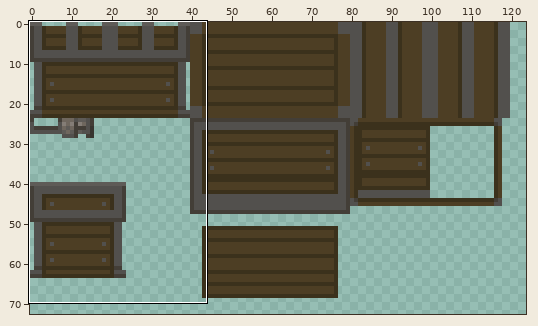
Sprite sheet -- src/assets/gauntlet/textures/decoration/chests/treasure_chest.png. The picture above shows the old version from afar; the outline marks the close-up.
Close-up. First the earlier version:
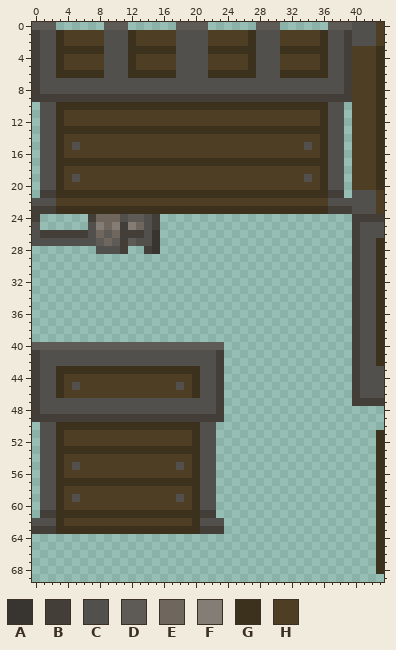
The file is 128x128 pixels. Colours within 5 levels of each other are drawn and written as one. Shown: x 0..43, y 0..69. The wide view leaves out empty margins.
Palette (. is transparent): A #383530  B #433e37  C #52504d  D #5e5b57  E #6f675e  F #847d76  G #3b311c  H #4d3e24
Pixels before (only the part around the change), first column x 0:
 0 DDD......DDD......DDDD......DDD......DDDCCCH
 1 BCCGHHHHHCCCGHHHHHCCCCHHHHHGCCCHHHHHGCCBCCCH
 2 BCCGHHHHHCCCGHHHHHCCCCHHHHHGCCCHHHHHGCCBCCCH
 3 BCCGGGGGGCCCGGGGGGCCCCGGGGGGCCCGGGGGGCCBHHHG
 4 BCCGHHHHHCCCGHHHHHCCCCHHHHHGCCCHHHHHGCCBHHHG
 5 BCCGHHHHHCCCGHHHHHCCCCHHHHHGCCCHHHHHGCCBHHHG
 6 BCCGGGGGGCCCGGGGGGCCCCGGGGGGCCCGGGGGGCCBHHHG
 7 BCCCCCCCCCCCCCCCCCCCCCCCCCCCCCCCCCCCCCCBHHHG
 8 BCCCCCCCCCCCCCCCCCCCCCCCCCCCCCCCCCCCCCCBHHHG
 9 BBBBBBBBBBBBBBBBBBBBBBBBBBBBBBBBBBBBBBBBHHHG
10 .CCGGGGGGGGGGGGGGGGGGGGGGGGGGGGGGGGGGCC.HHHG
11 .CCGHHHHHHHHHHHHHHHHHHHHHHHHHHHHHHHHGCC.HHHG
12 .CCGHHHHHHHHHHHHHHHHHHHHHHHHHHHHHHHHGCC.HHHG
13 .CCGGGGGGGGGGGGGGGGGGGGGGGGGGGGGGGGGGCC.HHHG
14 .CCGHHHHHHHHHHHHHHHHHHHHHHHHHHHHHHHHGCC.HHHG
15 .CCGHCHHHHHHHHHHHHHHHHHHHHHHHHHHHHCHGCC.HHHG
16 .CCGHHHHHHHHHHHHHHHHHHHHHHHHHHHHHHHHGCC.HHHG
17 .CCGGGGGGGGGGGGGGGGGGGGGGGGGGGGGGGGGGCC.HHHG
18 .CCGHHHHHHHHHHHHHHHHHHHHHHHHHHHHHHHHGCC.HHHG
19 .CCGHCHHHHHHHHHHHHHHHHHHHHHHHHHHHHCHGCC.HHHG
20 .CCGHHHHHHHHHHHHHHHHHHHHHHHHHHHHHHHHGCC.HHHG
21 .BBGGGGGGGGGGGGGGGGGGGGGGGGGGGGGGGGGGBB.CCCH
22 CCCHHHHHHHHHHHHHHHHHHHHHHHHHHHHHHHHHHCCCCCCH
23 BBBGGGGGGGGGGGGGGGGGGGGGGGGGGGGGGGGGGBBBCCCH
24 B......BEEECDDCB........................BBBB
25 C......CFEFBFECB........................BCCC
26 CBBBBBBCEDEBBBCA........................BCCC
27 CCCCCCCCDEDBDCCA........................BCCG
28 ........CCCB..BA........................BCCG
29 ........................................BCCG
30 ........................................BCCG
31 ........................................BCCG
32 ........................................BCCG
33 ........................................BCCG
34 ........................................BCCG
35 ........................................BCCG
36 ........................................BCCG
37 ........................................BCCG
38 ........................................BCCG
39 ........................................BCCG
40 DDDDDDDDDDDDDDDDDDDDDDDD................BCCG
41 BCCCCCCCCCCCCCCCCCCCCCCB................BCCG
42 BCCCCCCCCCCCCCCCCCCCCCCB................BCCG
43 BCCGGGGGGGGGGGGGGGGGGCCB................BCCC
44 BCCGHHHHHHHHHHHHHHHHGCCB................BCCC
45 BCCGHCHHHHHHHHHHHHCHGCCB................BCCC
46 BCCGHHHHHHHHHHHHHHHHGCCB................BCCC
47 BCCCCCCCCCCCCCCCCCCCCCCB................BBBB
48 BCCCCCCCCCCCCCCCCCCCCCCB....................
49 BBBBBBBBBBBBBBBBBBBBBBBB....................
50 .CCGGGGGGGGGGGGGGGGGGCC.....................
51 .CCGHHHHHHHHHHHHHHHHGCC....................G
52 .CCGHHHHHHHHHHHHHHHHGCC....................G
53 .CCGGGGGGGGGGGGGGGGGGCC....................G
54 .CCGHHHHHHHHHHHHHHHHGCC....................G
55 .CCGHCHHHHHHHHHHHHCHGCC....................G
56 .CCGHHHHHHHHHHHHHHHHGCC....................G
57 .CCGGGGGGGGGGGGGGGGGGCC....................G
58 .CCGHHHHHHHHHHHHHHHHGCC....................G
59 .CCGHCHHHHHHHHHHHHCHGCC....................G
60 .CCGHHHHHHHHHHHHHHHHGCC....................G
61 .BBGGGGGGGGGGGGGGGGGGBB....................G
62 CCCGHHHHHHHHHHHHHHHHGCCC...................G
63 BBBGGGGGGGGGGGGGGGGGGBBB...................G
64 ...........................................G
65 ...........................................G
66 ...........................................G
67 ...........................................G
68 ...........................................G
69 ............................................
After the commit:
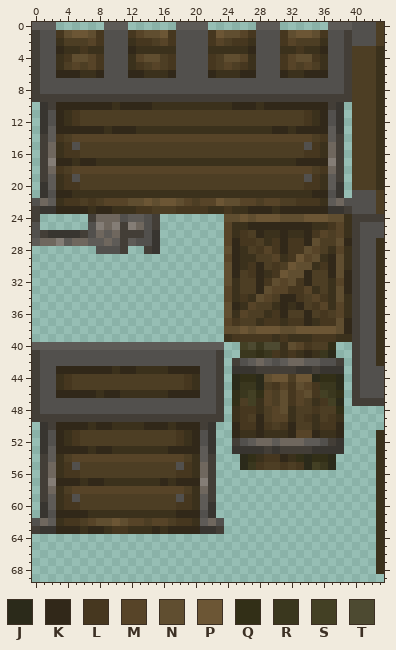
Colours new in this view: J #2b2a1a  K #312819  L #46371f  M #574428  N #604e30  P #6c5635  Q #322f17  R #3a371e  S #434024  T #4d4a31
Changes in this commit:
y 1: x 3..8 GHHHHH -> LNPPNL; x 12..17 GHHHHH -> LMNNPL; x 22..27 HHHHHG -> LPNNML; x 31..36 HHHHHG -> LNPPNL
y 2: x 7..8 HH -> ML; x 13..14 HH -> LL; x 16..17 HH -> ML; x 22..23 HH -> LM; x 25..26 HH -> LL; x 31..32 HH -> LM
y 3: x 3 G -> K; x 6 G -> L; x 12 G -> K; x 27 G -> K; x 33 G -> L; x 36 G -> K
y 4: x 4..8 HHHHH -> LNNML; x 13..15 HHH -> MNN; x 17 H -> L; x 22 H -> L; x 24..26 HHH -> NNM; x 31..35 HHHHH -> LMNNL
y 5: x 5 H -> M; x 7..8 HH -> ML; x 13 H -> L; x 15 H -> M; x 17 H -> L; x 22 H -> L; x 24 H -> M; x 26 H -> L; x 31..32 HH -> LM; x 34 H -> M
y 6: x 3..5 GGG -> KKK; x 8 G -> K; x 12..13 GG -> KK; x 17 G -> K; x 22 G -> K; x 26..27 GG -> KK; x 31 G -> K; x 34..36 GGG -> KKK
y 10: x 1..9 CCGGGGGGG -> ABKKKKKKK; x 11..14 GGGG -> KKKK; x 25..27 GGG -> KKK; x 29..38 GGGGGGGGCC -> KKKKKKKKBA
y 11..12: x 1 C -> A; x 3..5 GHH -> KGL; x 34..36 HHG -> LGK; x 38 C -> A
y 13: x 1..8 CCGGGGGG -> ADKKKKKK; x 10..12 GGG -> KKK; x 30..31 GG -> KK; x 33..38 GGGGCC -> KKKKDA
y 14: x 1..3 CCG -> BDL; x 5..34 HHHHHHHHHHHHHHHHHHHHHHHHHHHHHH -> MMMMMMMMMMMMMMMMMMMMMMMMMMMMMM; x 36..38 GCC -> LDB
y 15: x 1..2 CC -> BE; x 4 H -> L; x 35 H -> L; x 37..38 CC -> EB
y 16: x 1..2 CC -> BE; x 4..5 HH -> LL; x 34..35 HH -> LL; x 37..38 CC -> EB
y 17: x 1..4 CCGG -> BFKK; x 6..7 GG -> KK; x 33..38 GGGGCC -> KKKKFB
y 18: x 1..3 CCG -> BEL; x 5..34 HHHHHHHHHHHHHHHHHHHHHHHHHHHHHH -> MMMMMMMMMMMMMMMMMMMMMMMMMMMMMM; x 36..38 GCC -> LEB
y 19: x 1..2 CC -> BD; x 4 H -> L; x 35 H -> L; x 37..38 CC -> DB
y 20: x 1..2 CC -> AD; x 4..5 HH -> LL; x 34..35 HH -> LL; x 37..38 CC -> DA
y 21: x 1..4 BBGG -> ACKK; x 35..38 GGBB -> KKCA
y 22: x 1..5 CCHHH -> EDGLL; x 7 H -> L; x 9..19 HHHHHHHHHHH -> MMMNNPNPPNM; x 21..27 HHHHHHH -> MMPNNMM; x 29..30 HH -> MM; x 33..38 HHHHCC -> LLLGDE
y 23: x 1..6 BBGGGG -> AAKKKK; x 8..9 GG -> KK; x 13..21 GGGGGGGGG -> LLHHHLLLL; x 24 G -> L; x 27..29 GGG -> KKK; x 31..38 GGGGGGBB -> KKKKKKAA
y 24: x 24..39 ................ -> NNPNPPPNNNPPPNNG
y 25: x 24..39 ................ -> MGGKKKKKKKKGGLMG
y 26: x 2..5 BBBB -> AAAA; x 24..39 ................ -> MGLHKGGKGGKLMHMG
y 27: x 0..7 CCCCCCCC -> DEEFDEED; x 24..39 ................ -> MKLLHGLKLLKNHHNK
y 28: x 24..39 ................ -> NKGHLMLKLLNMHGMG
y 29: x 24..39 ................ -> MKGGHHMGLPMNGKNG
y 30: x 24..39 ................ -> NKGLKHLHPNNGLKNG
y 31: x 24..39 ................ -> NKHLKGLPNNKHHKNK
y 32: x 24..39 ................ -> NGHHKLNMNLKHHGMK
y 33: x 24..39 ................ -> MGHHKNMMLLMGHGNK
y 34: x 24..39 ................ -> MGLGNMHKKLHMLGNG
y 35: x 24..39 ................ -> NKGMHHGKGKHLMGMG
y 36: x 24..39 ................ -> NGMHHGLKHHKHLHMG
y 37: x 24..39 ................ -> MLHHGLLGLLKGLLNK
y 38: x 24..39 ................ -> NNPNPPPNNPPPPPNK
y 39: x 24..39 ................ -> GLLLLLGLGGGLLLGG
y 40: x 26..37 ............ -> STRTTGNMLHHQ
y 41: x 26..37 ............ -> RRQRLGLGKGRJ
y 42: x 25..38 .............. -> BCDEDCDEEDDCCB
y 43: x 3..9 GGGGGGG -> KKKKKKK; x 11..12 GG -> KK; x 17..20 GGGG -> KKKK; x 25..38 .............. -> AAABBBBBAABAAA
y 44: x 4 H -> L; x 19 H -> L; x 25..38 .............. -> JQQJNPPHPPJQQJ
y 45: x 4..5 HC -> LH; x 18..19 CH -> HL; x 25..38 .............. -> JRRJHLMLNMLRRJ
y 46: x 3..20 GHHHHHHHHHHHHHHHHG -> KKKKKGKKGGGGGGKKKK; x 25..38 .............. -> QRSQMHNLMNLSRQ
y 47: x 25..38 .............. -> QHSGMHNLMHGLSJ
y 48: x 25..38 .............. -> GLLGHMNGHHLHHQ
y 49: x 25..38 .............. -> GLHKHMMGHLGHLG
y 50: x 1..6 CCGGGG -> ABKKKK; x 8..9 GG -> KK; x 14..16 GGG -> KKK; x 18..22 GGGCC -> KKKBA; x 25..38 .............. -> KLLKLHLKHHGLLK
y 51: x 1 C -> A; x 3..5 GHH -> KGL; x 18..20 HHG -> LGK; x 22 C -> A; x 25..38 .............. -> KGGKGGGKMMKGGK
y 52: x 1 C -> A; x 3..5 GHH -> KGL; x 18..20 HHG -> LGK; x 22 C -> A; x 25..38 .............. -> BCDEEDEEEDDCBA
y 53: x 1..6 CCGGGG -> ADKKKK; x 8..9 GG -> KK; x 17..22 GGGGCC -> KKKKDA; x 25..38 .............. -> AAAABABBBBAAAA
y 54: x 1..2 CC -> BD; x 5..18 HHHHHHHHHHHHHH -> MMMMMMMMMMMMMM; x 21..22 CC -> DB; x 26..37 ............ -> JQGLLKGQJQQJ
y 55: x 1..2 CC -> BE; x 4 H -> L; x 19 H -> L; x 21..22 CC -> EB; x 26..37 ............ -> JRLHHLHLJSRJ
y 56: x 1..2 CC -> BE; x 4..5 HH -> LL; x 18..19 HH -> LL; x 21..22 CC -> EB
y 57: x 1..5 CCGGG -> BFKKK; x 7..8 GG -> KK; x 16 G -> K; x 18..22 GGGCC -> KKKFB
y 58: x 1..2 CC -> BE; x 5..18 HHHHHHHHHHHHHH -> MMMMMMMMMMMMMM; x 21..22 CC -> EB
y 59: x 1..2 CC -> BD; x 4 H -> L; x 19 H -> L; x 21..22 CC -> DB
y 60: x 1..2 CC -> AD; x 4..5 HH -> LL; x 18..19 HH -> LL; x 21..22 CC -> DA
y 61: x 1..6 BBGGGG -> ACKKKK; x 18..22 GGGBB -> KKKCA
y 62: x 1..2 CC -> ED; x 4..5 HH -> LL; x 7..13 HHHHHHH -> MNNPNMM; x 15..16 HH -> MM; x 18..19 HH -> LL; x 21..22 CC -> DE
y 63: x 1..5 BBGGG -> AAKKK; x 7..8 GG -> KK; x 10..11 GG -> LL; x 15 G -> K; x 17..22 GGGGBB -> KKKKAA
Boxes around the changes in both close-ups, in picture pixels (x1, y1, x2, y2):
changed: (32, 30, 352, 534)
